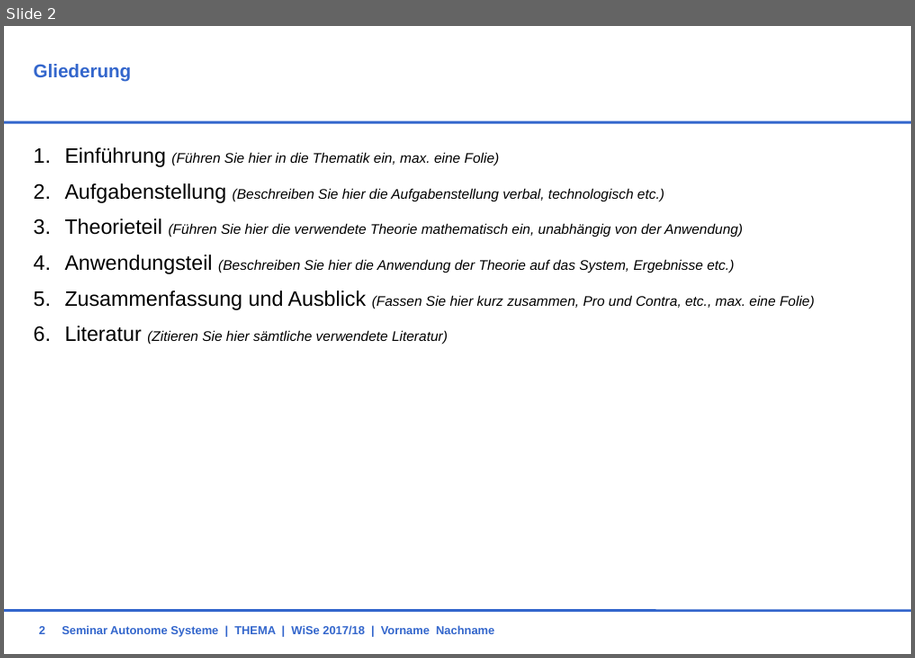
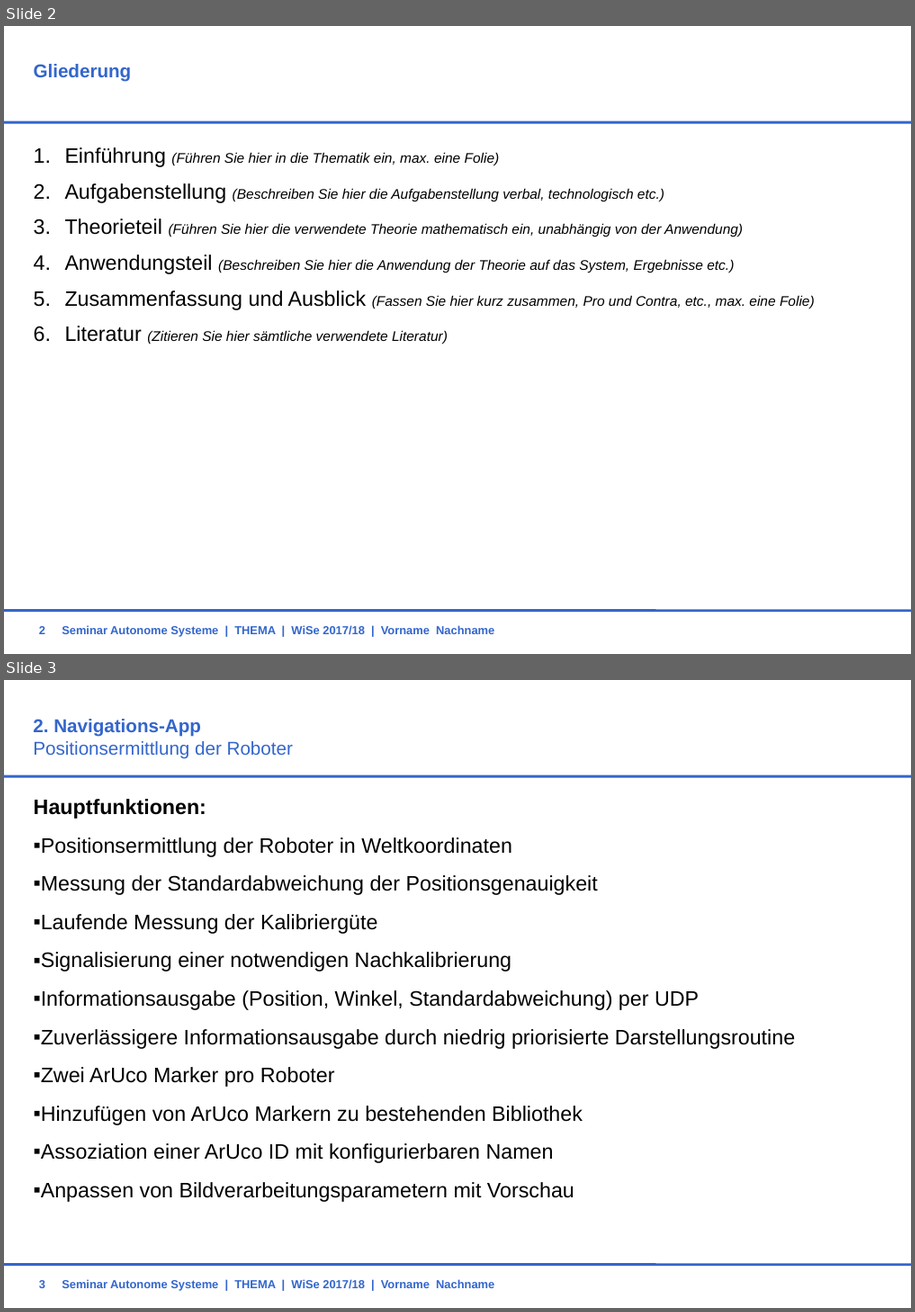
Before and after one commit to HassibShaq/VPJW17G5, a slide deck: 03_Navi/Präsentation_VPJ_Navigation.ppt. Shown one above the other, each under a label of ours: slide 2 before the commit, slides 2 and 3 after it. The pictures are 915x658 and 915x1312 pixels, drawn with LibreOffice and Linux fonts; fonts in the diff are those of the drawing; background and template pictures are left out. Boxes give left, top, right and bottom in pixels: in the first picture for what was removed or moved away, otherwise in the second. Text is boxed around its words. In the diff, an @@ line names an element or a change of style, - is before the commit and + after.

```diff
--- a/03_Navi/Präsentation_VPJ_Navigation.ppt
+++ b/03_Navi/Präsentation_VPJ_Navigation.ppt
@@ slide 3 added at (4, 680, 911, 1308), background #FFFFFF; not listed: 2 template elements that a slide beside it also shows @@
@@ title added at (33, 719, 293, 758), 16 pt, text #3366CC @@
+2. Navigations-App
+Positionsermittlung der Roboter
@@ text added at (34, 799, 795, 1202), 18 pt, text #000000 @@
+  Hauptfunktionen:
+  ▪ Positionsermittlung der Roboter in Weltkoordinaten
+  ▪ Messung der Standardabweichung der Positionsgenauigkeit
+  ▪ Laufende Messung der Kalibriergüte
+  ▪ Signalisierung einer notwendigen Nachkalibrierung
+  ▪ Informationsausgabe (Position, Winkel, Standardabweichung) per UDP
+  ▪ Zuverlässigere Informationsausgabe durch niedrig priorisierte Darstellungsroutine
+  ▪ Zwei ArUco Marker pro Roboter
+  ▪ Hinzufügen von ArUco Markern zu bestehenden Bibliothek
+  ▪ Assoziation einer ArUco ID mit konfigurierbaren Namen
+  ▪ Anpassen von Bildverarbeitungsparametern mit Vorschau
@@ page number added at (39, 1280, 45, 1288), 10 pt, text #3366CC, bold @@
+3
@@ text added at (62, 1279, 494, 1290), 10 pt, text #3366CC, bold @@
+Seminar Autonome Systeme | THEMA | WiSe 2017/18 | Vorname Nachname
```
Also in this commit, not shown: 2 other slides added, 1 slide removed.
